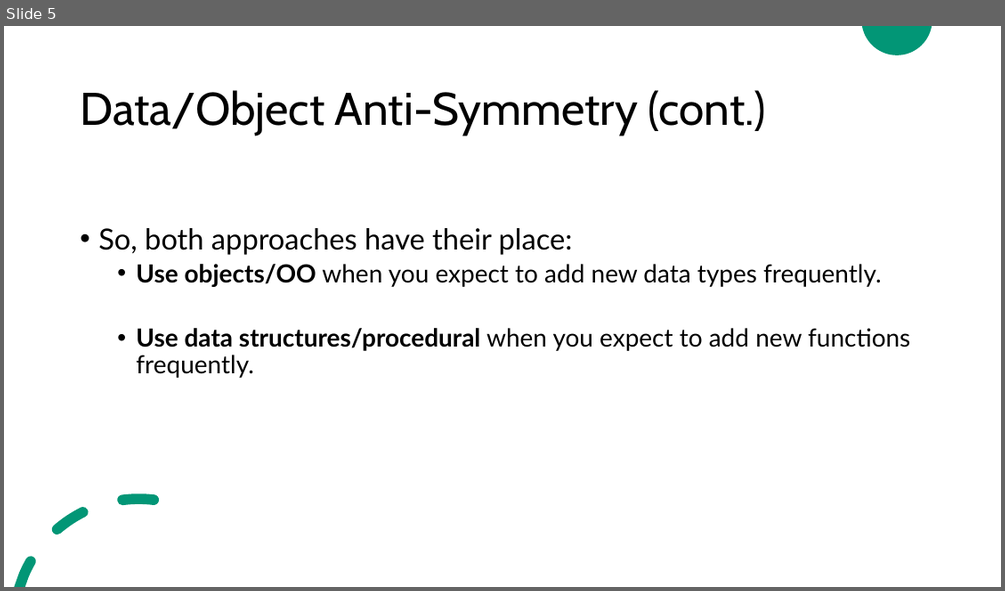
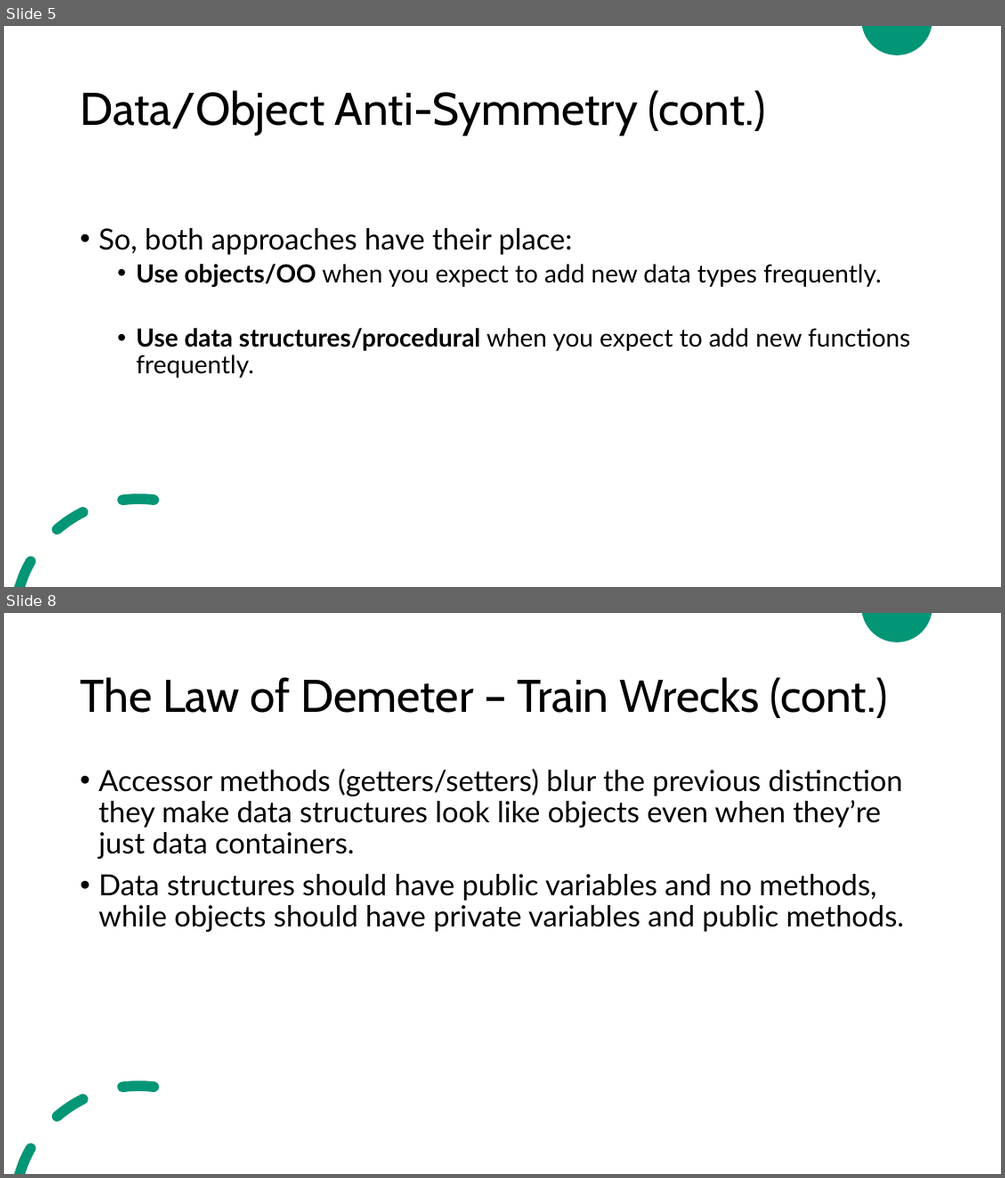
Before and after one commit to ZeinaZayed4/clean-code, a slide deck: Clean Code - Chapter 6.pptx. Shown one above the other, each under a label of ours: slide 5 before the commit, slides 5 and 8 after it; the slides between them are not shown. The pictures are 1005x591 and 1005x1178 pixels, drawn with LibreOffice and Linux fonts; fonts in the diff are those of the drawing. Boxes give left, top, right and bottom in pixels: in the first picture for what was removed or moved away, otherwise in the second. Text is boxed around its words. In the diff, an @@ line names an element or a change of style, - is before the commit and + after.

Commit message:
Update Clean Code - Chapter 6.pptx
Completed reading chapter 6 - objects and data structures

```diff
--- a/Clean Code - Chapter 6.pptx
+++ b/Clean Code - Chapter 6.pptx
@@ slide 8 added at <box>4,613,1001,1174</box>, background #FFFFFF; not listed: 2 template elements that a slide beside it also shows @@
@@ title added at <box>80,677,888,718</box>, 44 pt, text #000000 @@
+The Law of Demeter – Train Wrecks (cont.)
@@ text added at <box>98,769,904,932</box>, 28 pt, text #000000 @@
+• Accessor methods (getters/setters) blur the previous distinction they make data structures look like objects even when they’re just data containers.
+• Data structures should have public variables and no methods, while objects should have private variables and public methods.
```
Also in this commit, not shown: 7 other slides added.
